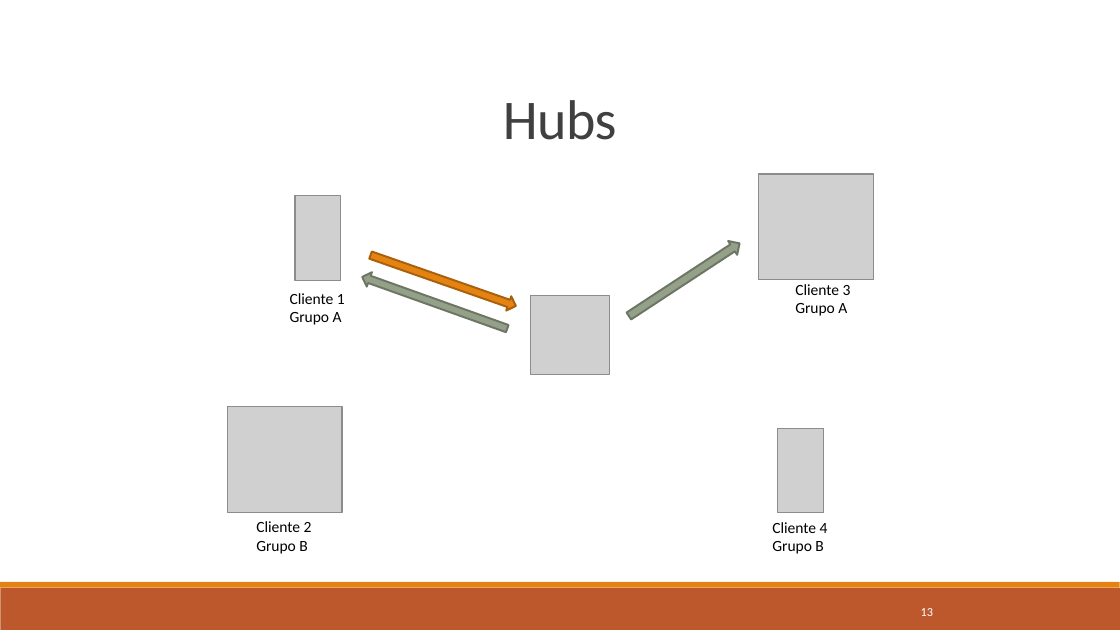
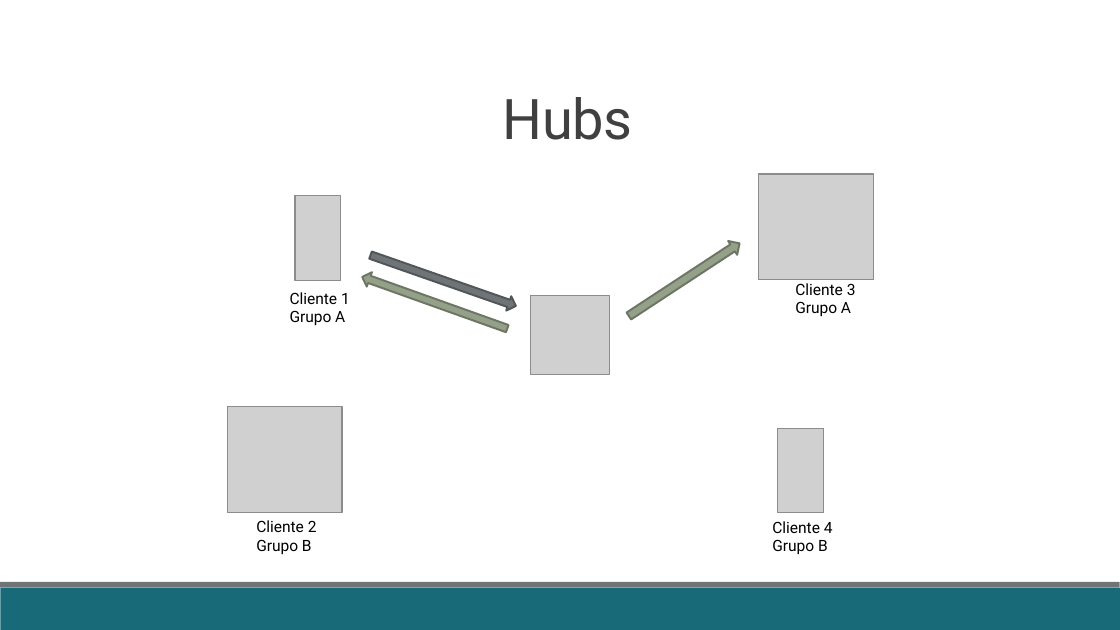
Before and after one commit to fabricioveronez/SignalR_Exemplos, a slide deck: slide 13 of docs/Apresentacao.pptx. Drawn at 1120x630 pixels with LibreOffice and Linux fonts; fonts in the diff are those of the drawing; grey boxes stand for pictures. Boxes give left, top, right and bottom in pixels: in the first picture for what was removed or moved away, otherwise in the second. Text is boxed around its words. In the diff, an @@ line names an element or a change of style, - is before the commit and + after.

```diff
--- a/docs/Apresentacao.pptx
+++ b/docs/Apresentacao.pptx
@@ font Calibri to Roboto in 5 elements at [290, 292, 350, 325], [256, 520, 317, 554], [795, 283, 856, 316], [772, 521, 833, 554], [503, 97, 632, 140] @@
@@ right arrow at [368, 248, 519, 314]: fill #E48312 to #6F7577; outline #A9610D 1.25 pt to #525758 1.25 pt @@
@@ rectangle at [0, 588, 1120, 630]: fill #BD582C to #186A78 @@
@@ rectangle at [0, 582, 1120, 588]: fill #E48312 to #6F7577 @@
@@ page number removed at [921, 608, 933, 616] @@
-13
```
Also in this commit, not shown: 17 other slides changed, 2 slides removed.
